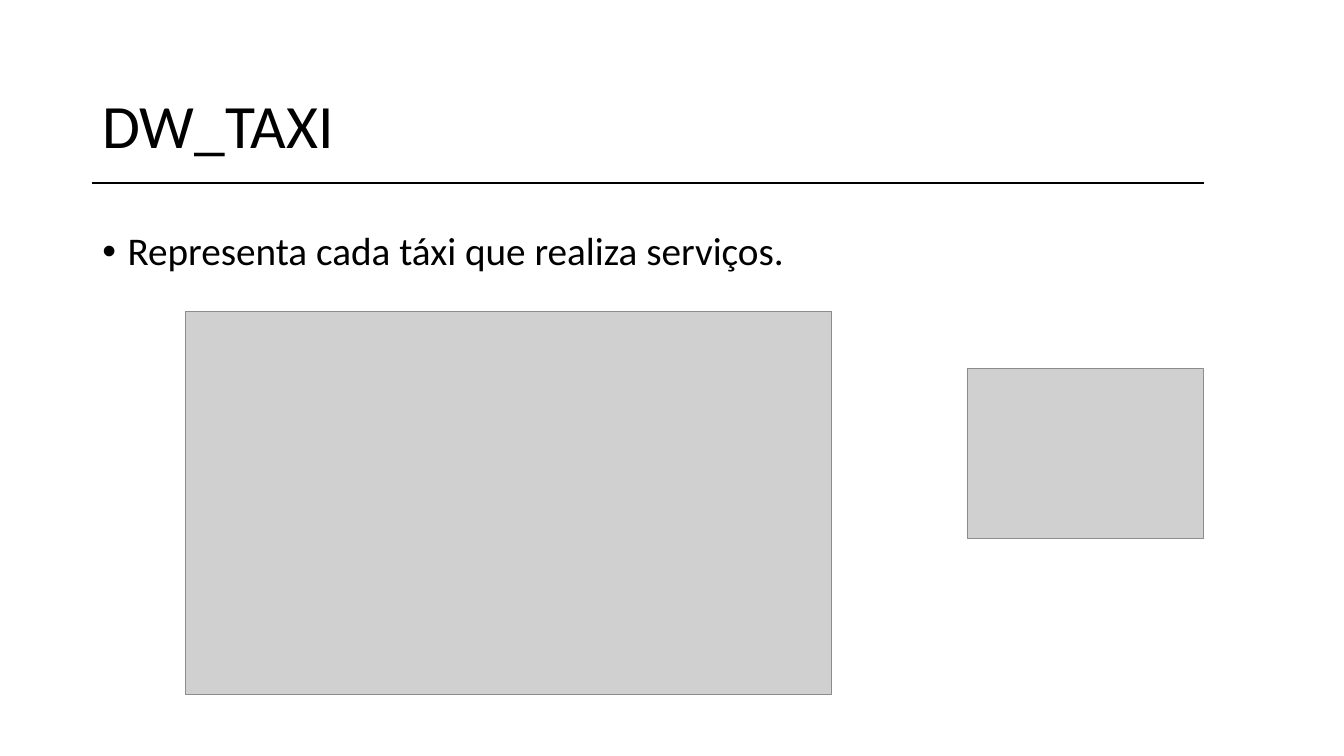
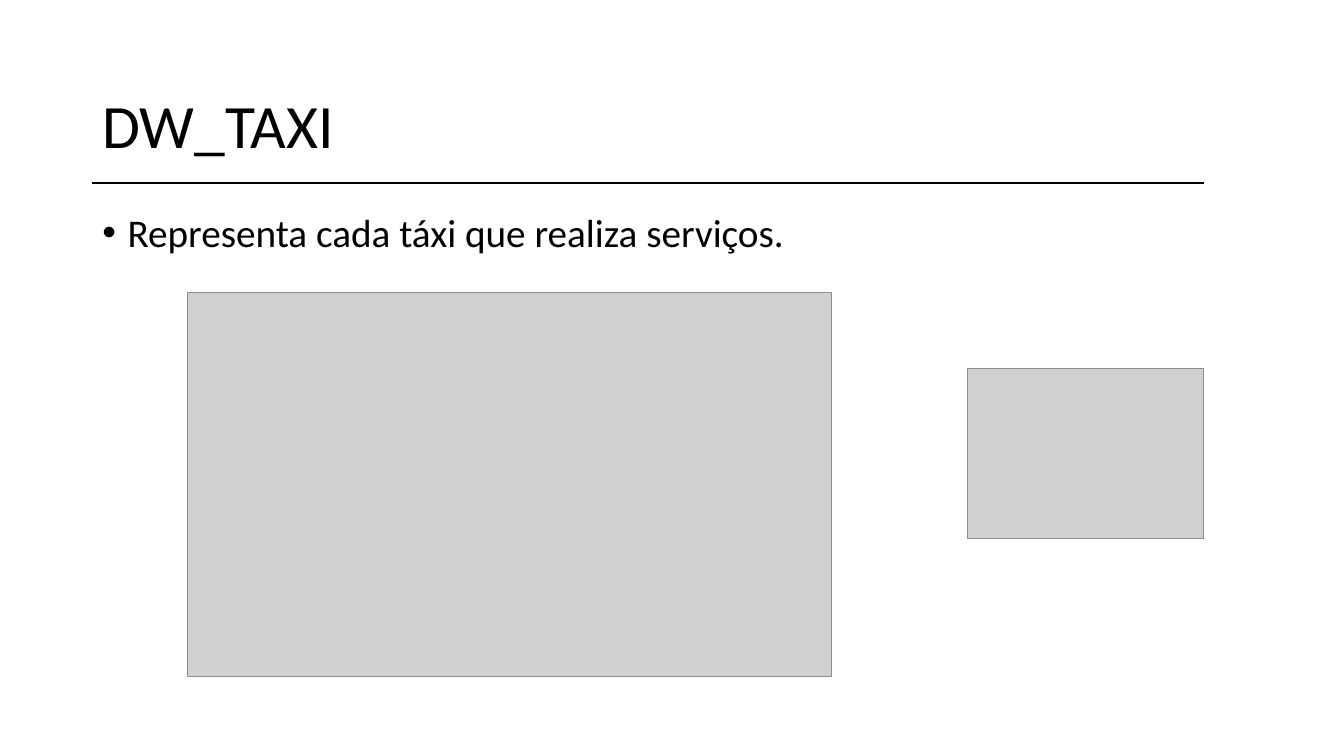
Before and after one commit to vanessa-silva/TABD-datawarehouse, a slide deck: slide 7 of Data-Warehouse.pptx. Drawn at 1344x756 pixels with LibreOffice and Linux fonts; fonts in the diff are those of the drawing; grey boxes stand for pictures; background and template pictures are left out. Boxes give left, top, right and bottom in pixels: in the first picture for what was removed or moved away, otherwise in the second. Text is boxed around its words. In the diff, an @@ line names an element or a change of style, - is before the commit and + after.

```diff
--- a/Data-Warehouse.pptx
+++ b/Data-Warehouse.pptx
@@ text "Representa cada táxi que realiza ...": place and size @@
-text "Representa cada táxi que realiza ..." at <box>128,237,784,272</box>
+text "Representa cada táxi que realiza ..." at <box>128,219,784,254</box>
@@ picture: place and size @@
-picture at <box>186,312,832,695</box>
+picture at <box>188,292,831,676</box>
```
Also in this commit, not shown: 11 other slides changed, 1 slide added, 1 slide removed, 4 other files.
